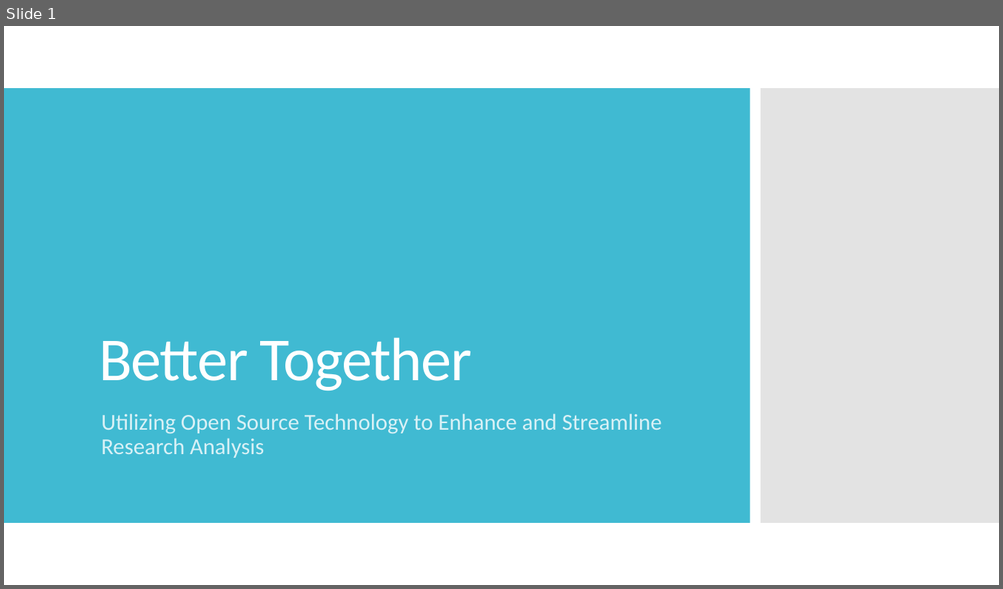
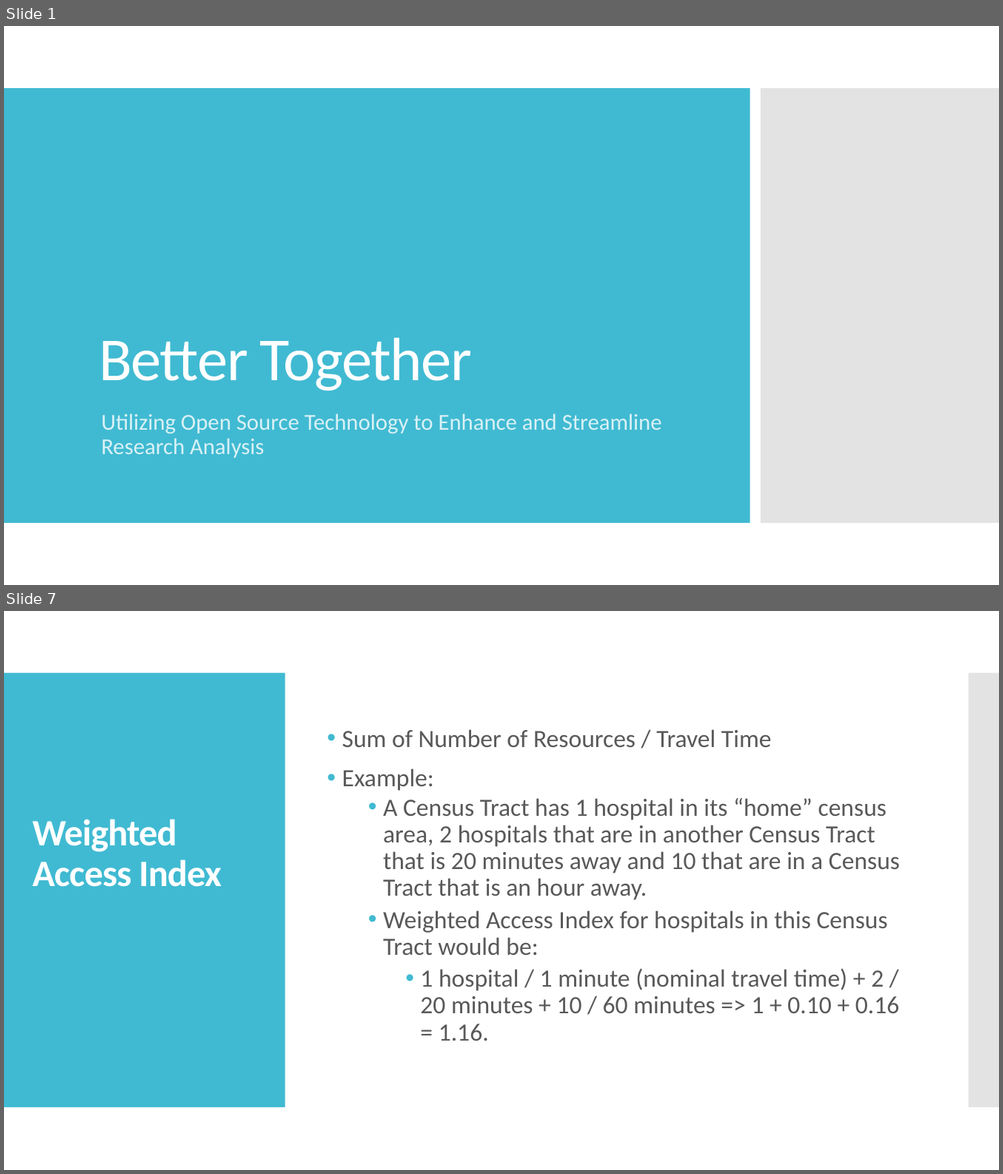
Before and after one commit to jwattier/nycdsa_ccc_nyc, a slide deck: Better Together CCC NYC.pptx. Shown one above the other, each under a label of ours: slide 1 before the commit, slides 1 and 7 after it; the slides between them are not shown. The pictures are 1003x589 and 1003x1174 pixels, drawn with LibreOffice and Linux fonts; fonts in the diff are those of the drawing. Boxes give left, top, right and bottom in pixels: in the first picture for what was removed or moved away, otherwise in the second. Text is boxed around its words. In the diff, an @@ line names an element or a change of style, - is before the commit and + after.

```diff
--- a/Better Together CCC NYC.pptx
+++ b/Better Together CCC NYC.pptx
@@ slide 7 added at box(4, 611, 999, 1170), background #FFFFFF @@
@@ rectangle added at box(4, 673, 285, 1108), fill #40BAD2 @@
@@ rectangle added at box(968, 673, 999, 1108), fill #C8C8C8 at 50% opacity @@
@@ text added at box(342, 729, 899, 1041), 24 pt, text #595959 @@
+• Sum of Number of Resources / Travel Time
+• Example:
+  • A Census Tract has 1 hospital in its “home” census area, 2 hospitals that are in another Census Tract that is 20 minutes away and 10 that are in a Census Tract that is an hour away.
+  • Weighted Access Index for hospitals in this Census Tract would be:
+    • 1 hospital / 1 minute (nominal travel time) + 2 / 20 minutes + 10 / 60 minutes => 1 + 0.10 + 0.16 = 1.16.
@@ title added at box(32, 819, 222, 887), 36 pt, text #FFFFFF, bold @@
+Weighted Access Index
```
Also in this commit, not shown: 8 slides changed, 1 other slide added, 1 slide removed, 4 other files.
